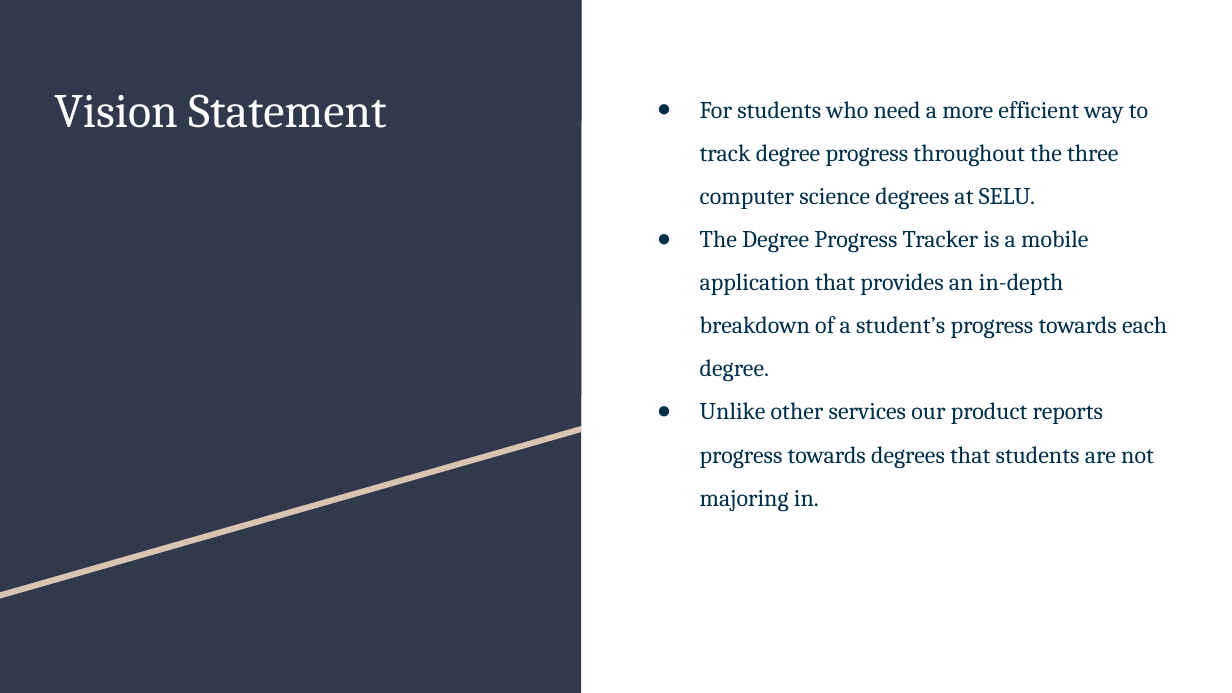
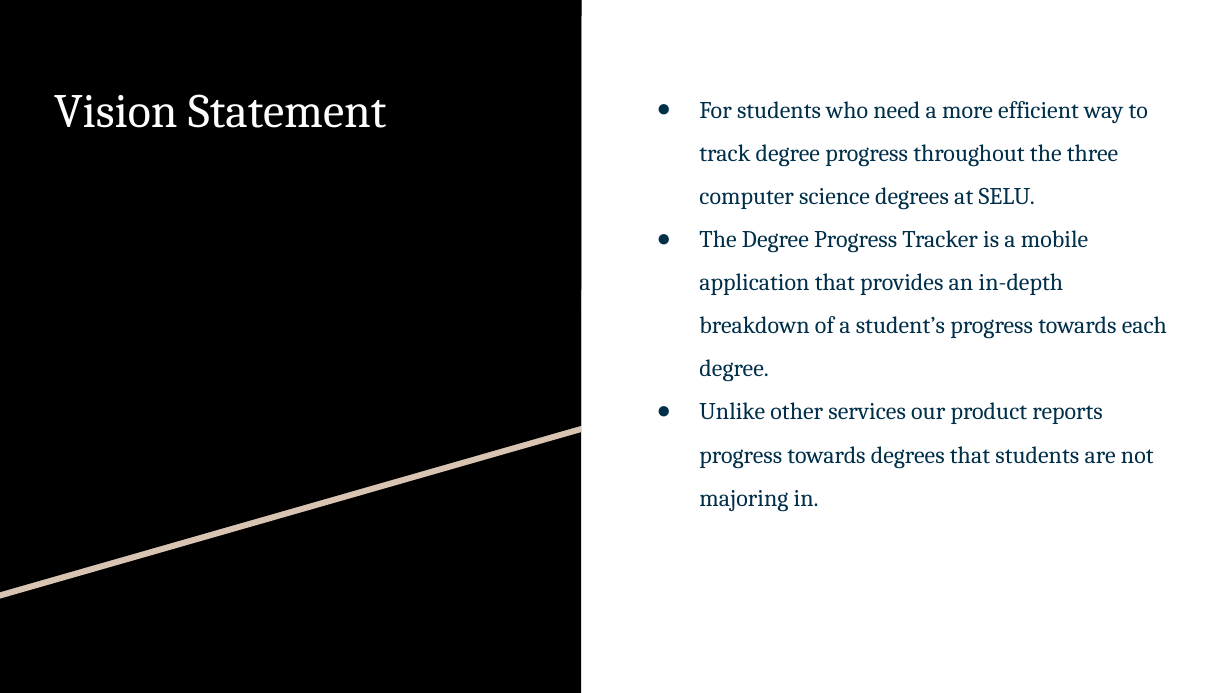
Before and after one commit to BlaineInsane/CMPS285-FALL2019, a slide deck: slide 4 of Documentation/Degree Progress Tracker Presentation.pptx. Drawn at 1232x693 pixels with LibreOffice and Linux fonts; fonts in the diff are those of the drawing. Boxes give left, top, right and bottom in pixels: in the first picture for what was removed or moved away, otherwise in the second. Text is boxed around its words. In the diff, an @@ line names an element or a change of style, - is before the commit and + after.

```diff
--- a/Documentation/Degree Progress Tracker Presentation.pptx
+++ b/Documentation/Degree Progress Tracker Presentation.pptx
@@ rectangle at <box>0,0,582,692</box>: fill #31394D to #000000 @@
@@ freeform shape at <box>0,0,582,593</box>: fill #31394D to #000000 @@
```
Also in this commit, not shown: 6 other slides changed, 9 other files.
